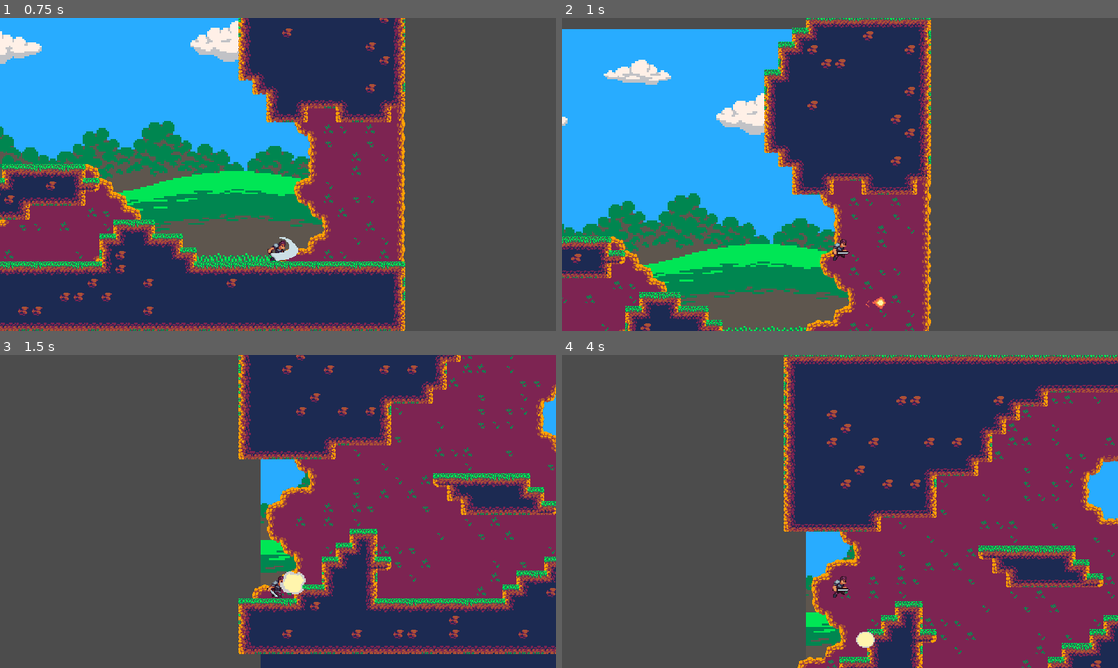
Above: before the commit, frames 1-4 (two rows, left to right).
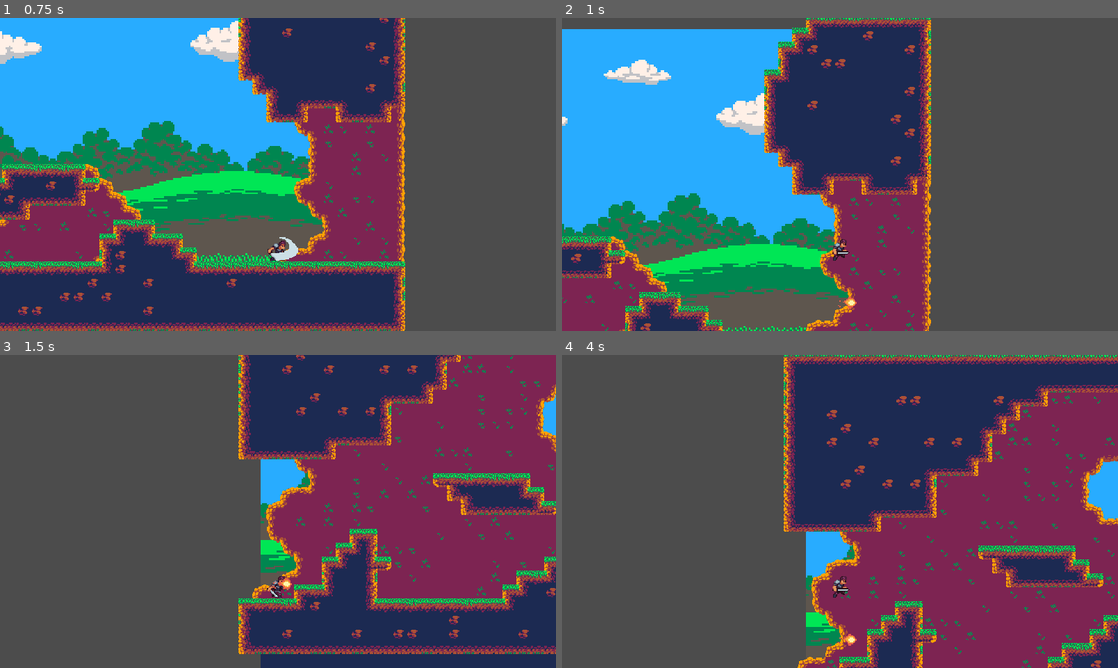
Above: after the commit, the same moments.

Repository: PanWitos/projekt-zespolowy
Game: Godot game, scene res://GameControl.tscn
The game is run twice, just before and just after one commit, with the same random seed, the same clock (stepped at 60 frames per second) and the same inputs.
Inputs:
- Up to frame 1 (0.75 s): tap Enter at 0.5 s; hold Right (ui_right) from 0.53 s (still down); tap X (Attack) at 0.6 s
- Up to frame 2 (1 s): keep holding Right (ui_right); tap Up (ui_up) at 0.77 s; tap V (Cast) at 0.8 s
- Up to frame 3 (1.5 s): keep holding Right (ui_right); tap V (Cast) at 1.35 s
- Up to frame 4 (4 s): tap Up (ui_up) at 1.52, 3.02, 3.77 s; tap X (Attack) at 1.55, 2.1, 3.05 s; release Right (ui_right) at 2.03 s; hold Left (ui_left) 2.03-2.78 s; tap V (Cast) at 2.3, 2.85, 3.8 s; hold Right (ui_right) from 2.78 s (still down); tap Z (Dash) at 3.6 s

Frame 1 is identical in both runs. In frame 2, 0.1% of the frame differs, in the area x 49-59%, y 89-93%; in frame 3, 0.2%, in the area x 49-55%, y 69-77%; in frame 4, 0.2%.

Commit message:
Added damage and knockback vector to hitboxes

Diff:
--- /dev/null
+++ b/Hitboxes_and_Hurtboxes/hitbox.gd
@@ -0,0 +1,4 @@
+extends Area2D
+
+export var damage = 10
+export var knockbackVector = Vector2(0,-1)
--- a/player/player.gd
+++ b/player/player.gd
@@ -28,6 +28,7 @@
 onready var combo_timer = $ComboTimer
 onready var attack_cooldown_timer = $AttackCooldownTimer
 onready var dash_timer = $DashTimer
+onready var sword_hitbox_area = $SwordHitboxPivot/SwordHitbox
 
 var velocity_h = 0
 var velocity_v = 0
@@ -140,7 +141,12 @@
 				animationState.travel("Jump")
 
 			if Input.is_action_just_pressed("Attack") and can_attack:
+				if player_inverted:
+					sword_hitbox_area.knockbackVector.x = -1
+				else:
+					sword_hitbox_area.knockbackVector.x = 1
 				animationState.travel("Attack")
+
 
 			if Input.is_action_just_pressed("Dash"):
 				state = DASH
--- a/player/player.tscn
+++ b/player/player.tscn
@@ -1,9 +1,10 @@
-[gd_scene load_steps=40 format=2]
+[gd_scene load_steps=41 format=2]
 
 [ext_resource path="res://assets/player/player.png" type="Texture" id=1]
 [ext_resource path="res://player/player.gd" type="Script" id=2]
 [ext_resource path="res://Hitboxes_and_Hurtboxes/hitbox.tscn" type="PackedScene" id=3]
 [ext_resource path="res://Hitboxes_and_Hurtboxes/hurtbox.tscn" type="PackedScene" id=4]
+[ext_resource path="res://Hitboxes_and_Hurtboxes/hitbox.gd" type="Script" id=5]
 
 [sub_resource type="RectangleShape2D" id=1]
 extents = Vector2( 36, 38 )
@@ -251,6 +252,7 @@
 rotation = 1.5708
 collision_layer = 0
 collision_mask = 8
+script = ExtResource( 5 )
 
 [node name="CollisionShape2D" parent="SwordHitboxPivot/SwordHitbox" index="0"]
 shape = SubResource( 42 )
--- a/player/player_fireball.gd
+++ b/player/player_fireball.gd
@@ -6,6 +6,7 @@
 onready var sprite = $AnimatedSprite
 onready var hitboxPivot = $hitbox_pivot
 onready var hurtboxPivot = $hurtbox_pivot
+onready var hitbox_area = $hitbox_pivot/hitbox
 export var flipped_h = false
 
 
@@ -15,10 +16,11 @@
 		sprite.flip_v = true
 		hurtboxPivot.rotation_degrees = 180
 		hitboxPivot.rotation_degrees = 180
-		global_position.x -= 100
+		hitbox_area.knockbackVector.x = -1
+		hitbox_area.damage = 20
 	else:
 		velocity.x = SPEED
-		global_position.x += 100
+		hitbox_area.knockbackVector.x = 1
 
 func _physics_process(delta):
 	move_and_slide(velocity, Vector2.UP)
--- a/player/player_fireball.tscn
+++ b/player/player_fireball.tscn
@@ -1,9 +1,10 @@
-[gd_scene load_steps=12 format=2]
+[gd_scene load_steps=13 format=2]
 
 [ext_resource path="res://assets/player/fireball-shotLoop-Sheet.png" type="Texture" id=1]
 [ext_resource path="res://Hitboxes_and_Hurtboxes/hitbox.tscn" type="PackedScene" id=2]
 [ext_resource path="res://Hitboxes_and_Hurtboxes/hurtbox.tscn" type="PackedScene" id=3]
 [ext_resource path="res://player/player_fireball.gd" type="Script" id=4]
+[ext_resource path="res://Hitboxes_and_Hurtboxes/hitbox.gd" type="Script" id=5]
 
 [sub_resource type="AtlasTexture" id=1]
 atlas = ExtResource( 1 )
@@ -45,7 +46,7 @@
 scale = Vector2( 4, 4 )
 frames = SubResource( 5 )
 animation = "shot"
-frame = 2
+frame = 3
 playing = true
 
 [node name="hitbox_pivot" type="Position2D" parent="."]
@@ -54,6 +55,8 @@
 rotation = 1.5708
 collision_layer = 0
 collision_mask = 8
+script = ExtResource( 5 )
+damage = 20
 
 [node name="CollisionShape2D" parent="hitbox_pivot/hitbox" index="0"]
 position = Vector2( 0, 15 )
--- a/player/player_fireball_explosion.gd
+++ b/player/player_fireball_explosion.gd
@@ -2,7 +2,6 @@
 
 func _ready():
 	self.frame = 0
-	self.play("Explosion")
 
 func _on_AnimatedSprite_animation_finished():
 	queue_free()
